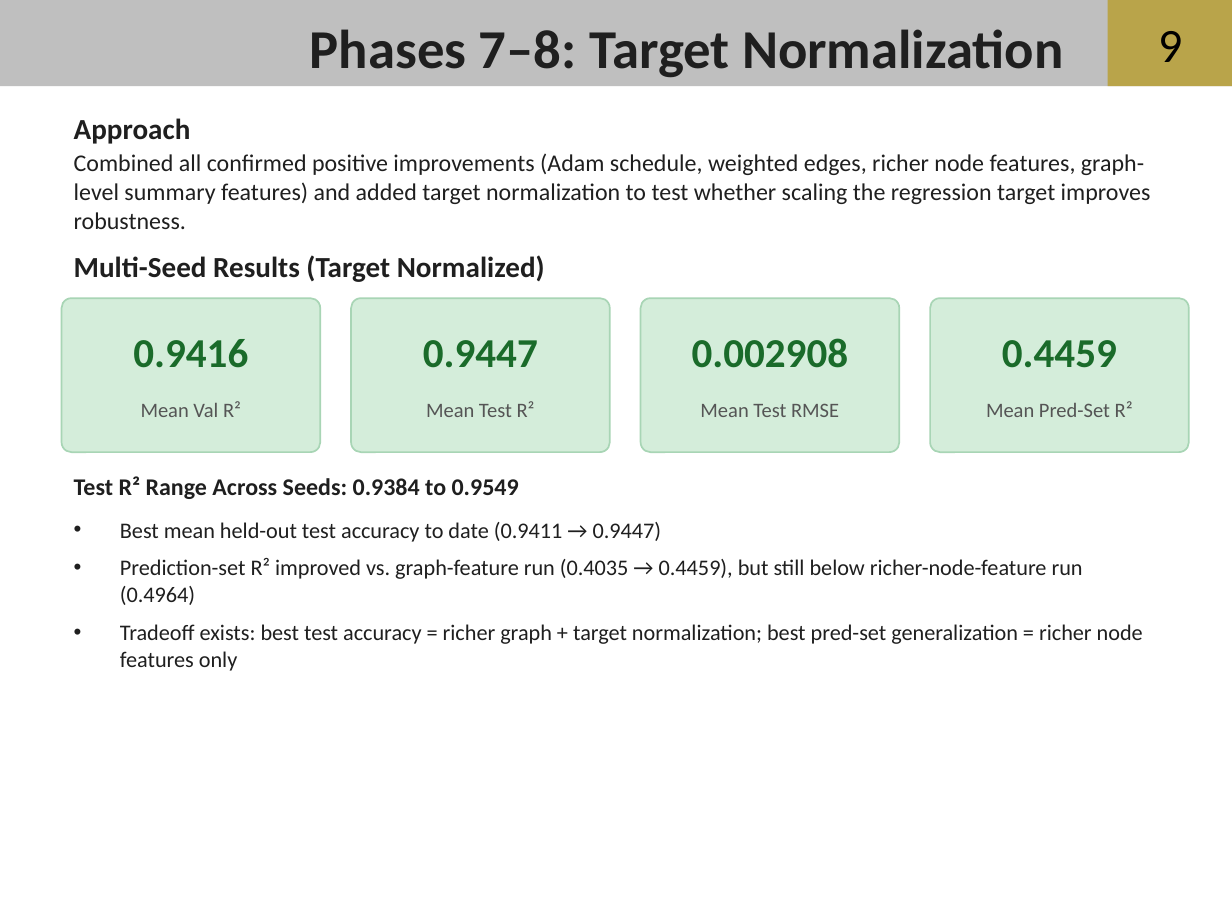
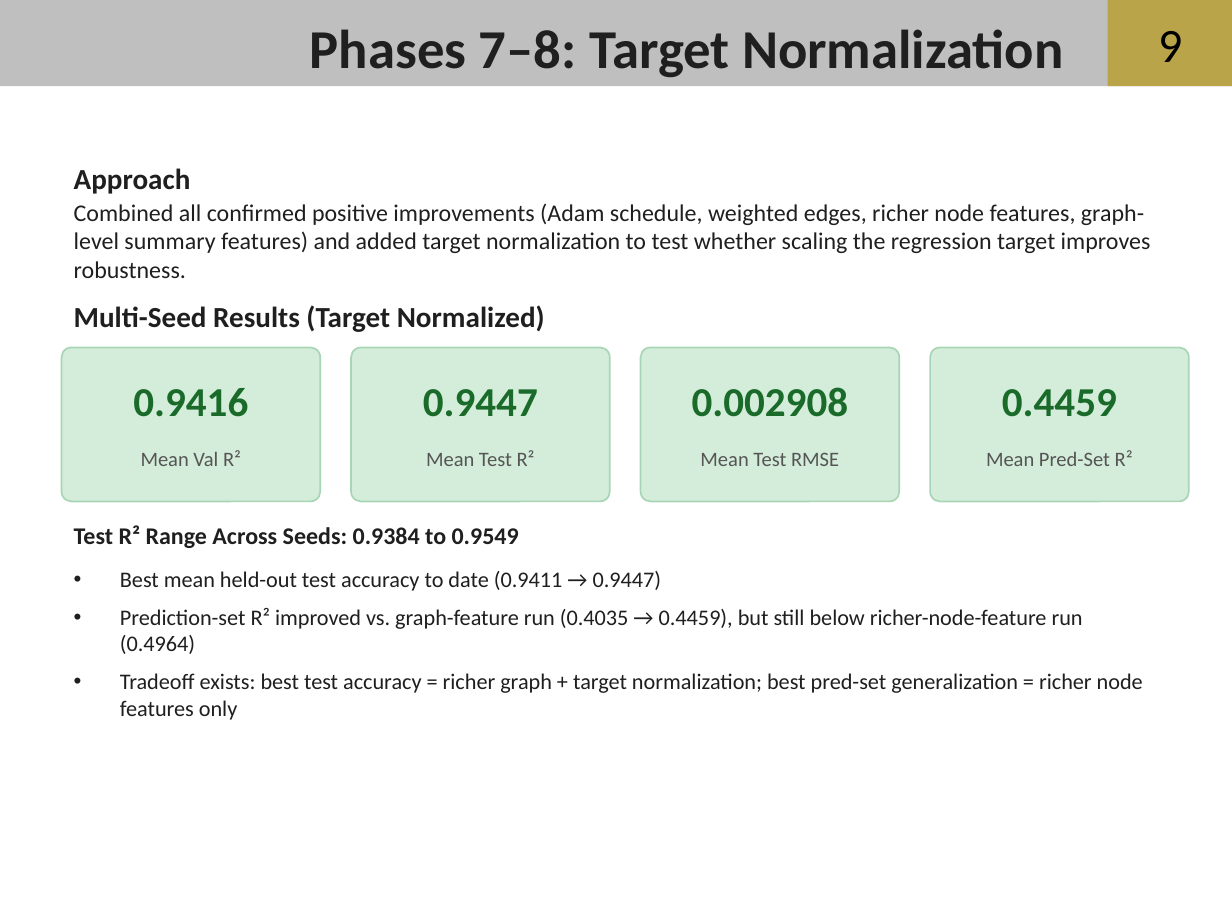
Before and after one commit to aadams2006/NSF-REU-Summer-26, a slide deck: slide 9 of docs/reference_materials/powerpoints/6-30 REU.pptx. Drawn at 1232x924 pixels with LibreOffice and Linux fonts; fonts in the diff are those of the drawing; background and template pictures are left out. Boxes give left, top, right and bottom in pixels: in the first picture for what was removed or moved away, otherwise in the second. Text is boxed around its words. In the diff, an @@ line names an element or a change of style, - is before the commit and + after.

```diff
--- a/docs/reference_materials/powerpoints/6-30 REU.pptx
+++ b/docs/reference_materials/powerpoints/6-30 REU.pptx
@@ 13 texts, 4 rounded rectangles: place and size @@
-13 texts, 4 rounded rectangles at (62, 118, 1189, 671)
+13 texts, 4 rounded rectangles at (62, 168, 1189, 720)
```
Also in this commit, not shown: 7 other slides changed, 1 other file.
